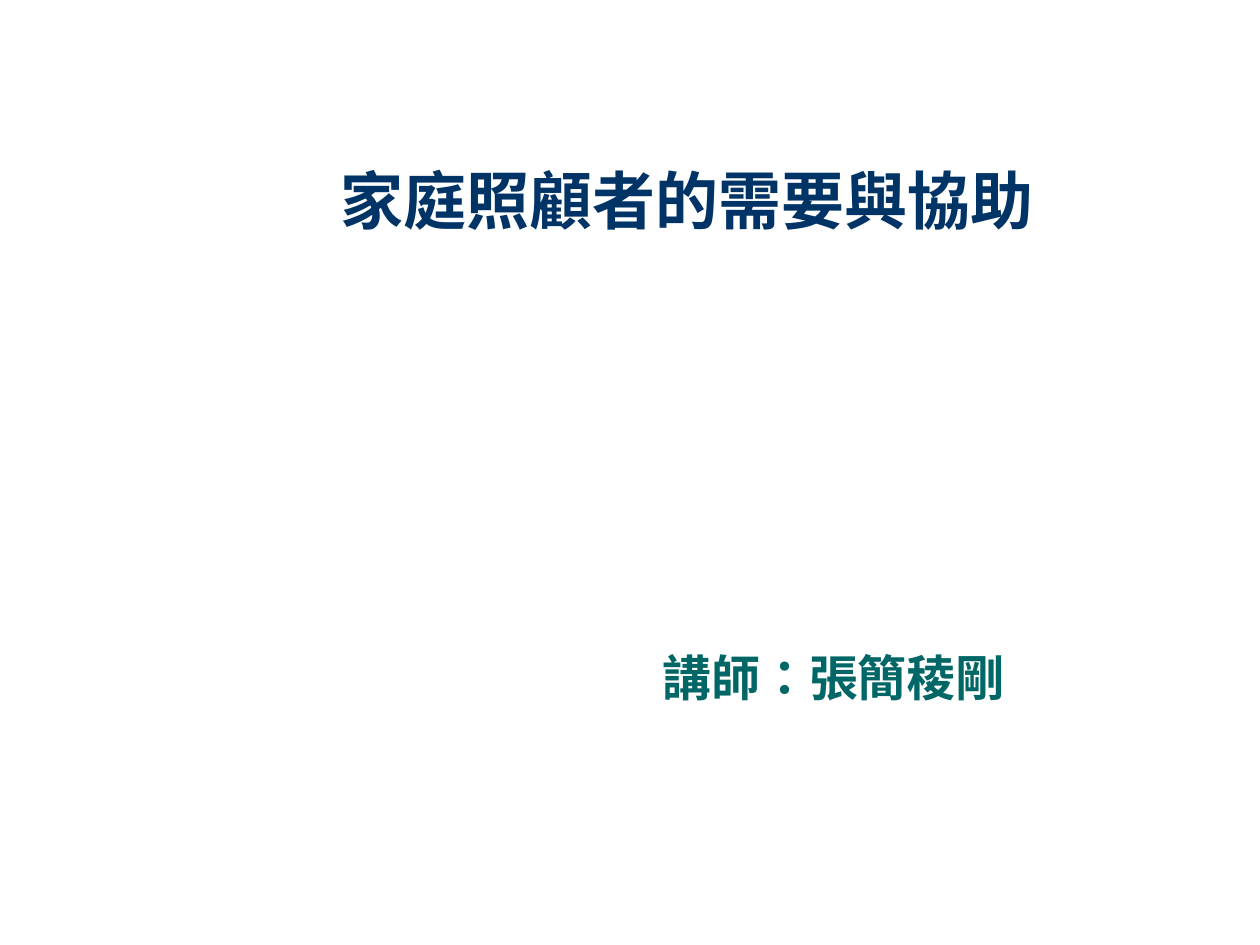
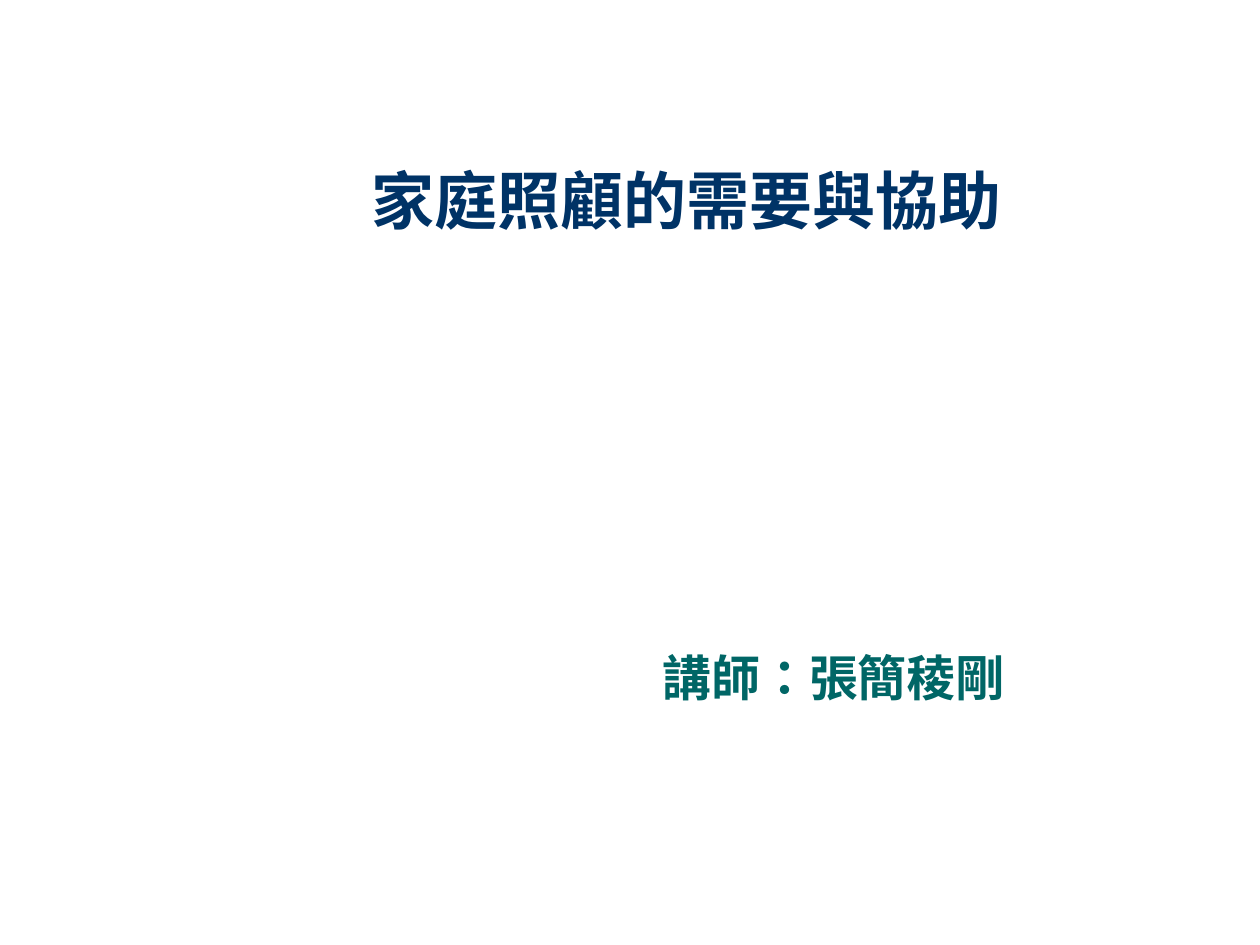
Before and after one commit to fhopecc/stxt, a slide deck: slide 1 of doc/tutorial/home_care.odp. Drawn at 1260x945 pixels with LibreOffice and Linux fonts; fonts in the diff are those of the drawing. Boxes give left, top, right and bottom in pixels: in the first picture for what was removed or moved away, otherwise in the second. Text is boxed around its words. In the diff, an @@ line names an element or a change of style, - is before the commit and + after.

```diff
--- a/doc/tutorial/home_care.odp
+++ b/doc/tutorial/home_care.odp
@@ title at bbox=[372, 169, 1002, 230]: text changed @@
-家庭照顧者的需要與協助
+家庭照顧的需要與協助
```
Also in this commit, not shown: 1 other slide changed, 1 slide added, 2 slides removed.
